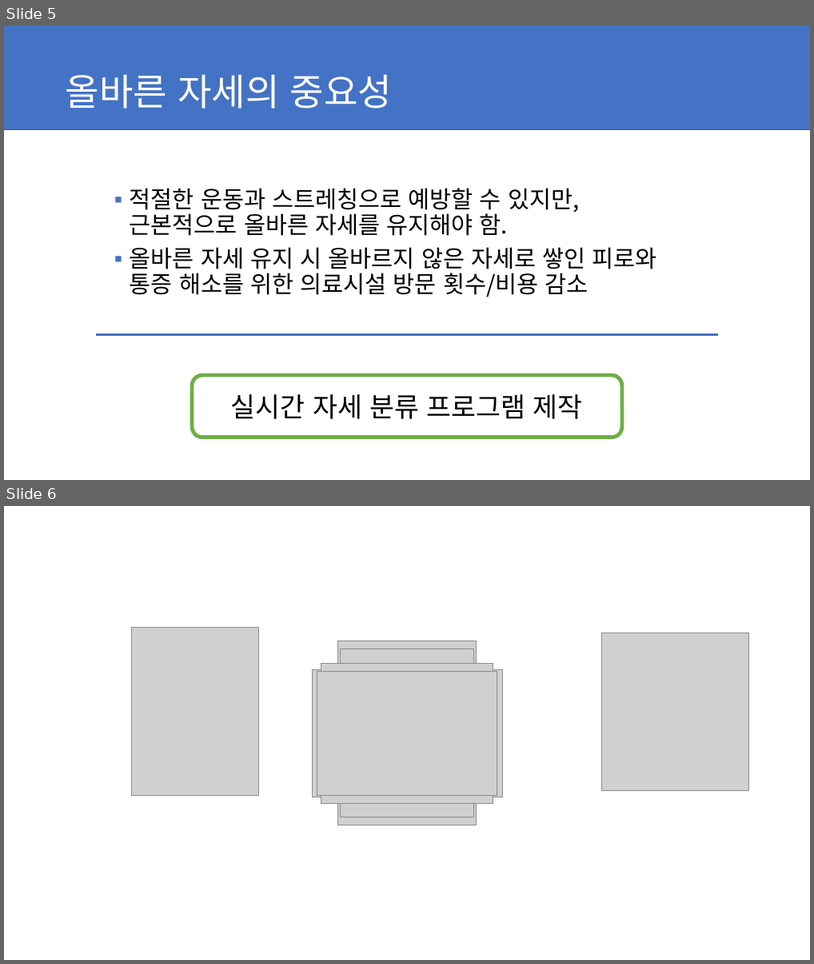
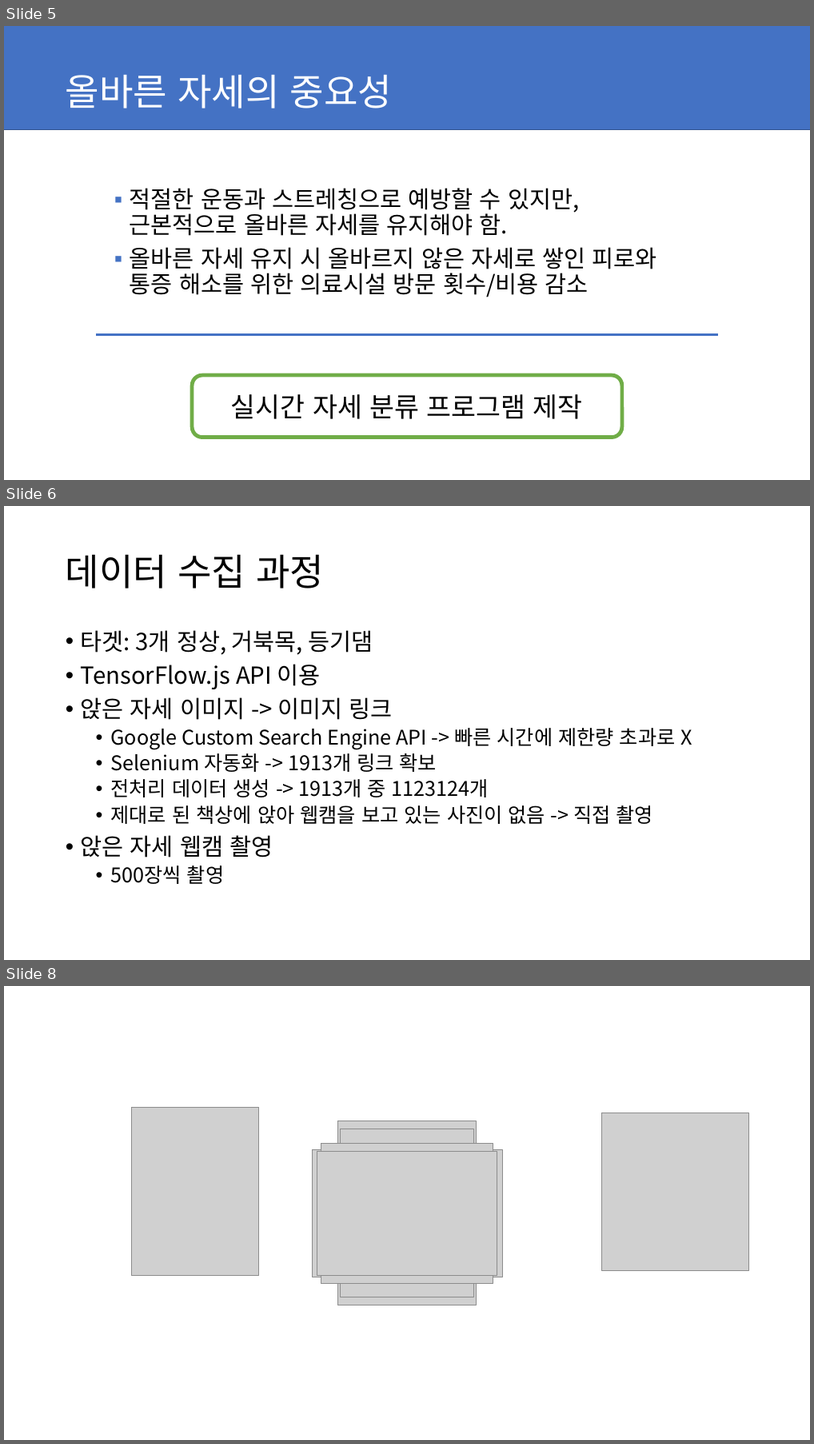
Before and after one commit to yjmd2222/Section-4-Project, a slide deck: 발표 ppt.pptx. Shown one above the other, each under a label of ours: slides 5 and 6 before the commit, slides 5, 6 and 8 after it; the slides between them are not shown. The pictures are 814x964 and 814x1444 pixels, drawn with LibreOffice and Linux fonts; fonts in the diff are those of the drawing; grey boxes stand for pictures. Boxes give left, top, right and bottom in pixels: in the first picture for what was removed or moved away, otherwise in the second. Text is boxed around its words. In the diff, an @@ line names an element or a change of style, - is before the commit and + after.

```diff
--- a/발표 ppt.pptx
+++ b/발표 ppt.pptx
@@ slide 6 added at (x1=4, y1=506, x2=810, y2=960), background #FFFFFF @@
@@ title added at (x1=66, y1=554, x2=324, y2=588), 44 pt, text #000000 @@
+데이터 수집 과정
@@ text added at (x1=81, y1=630, x2=692, y2=884), 24 pt, text #000000 @@
+• 타겟: 3개 정상, 거북목, 등기댐
+• TensorFlow.js API 이용
+• 앉은 자세 이미지 -> 이미지 링크
+  • Google Custom Search Engine API -> 빠른 시간에 제한량 초과로 X
+  • Selenium 자동화 -> 1913개 링크 확보
+  • 전처리 데이터 생성 -> 1913개 중 1123124개
+  • 제대로 된 책상에 앉아 웹캠을 보고 있는 사진이 없음 -> 직접 촬영
+• 앉은 자세 웹캠 촬영
+  • 500장씩 촬영
@@ what was slide 6 is now slide 8 @@
```
Also in this commit, not shown: 2 other slides added, 1 other file.
